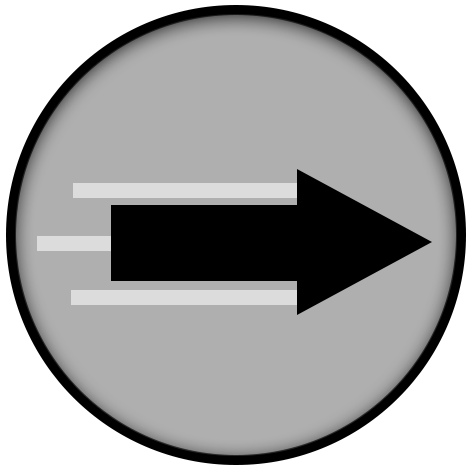
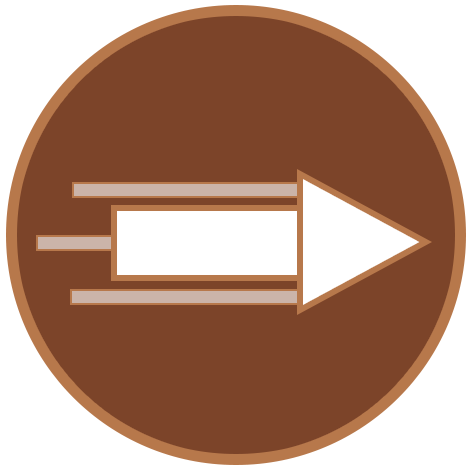
Revision of a layered 471×468 image; what changed, layer by layer:
painted on "Triangle 1" over left=298, top=170, right=430, bottom=314
painted on "Rectangle 1" over left=112, top=206, right=311, bottom=280
painted on "Rectangle 2" (1st of 3, in "Artboard 1") over left=70, top=289, right=311, bottom=305
painted on "Rectangle 2" (2nd of 3, in "Artboard 1") over left=36, top=235, right=277, bottom=251
painted on "Rectangle 2" (3rd of 3, in "Artboard 1") over left=72, top=182, right=313, bottom=198
